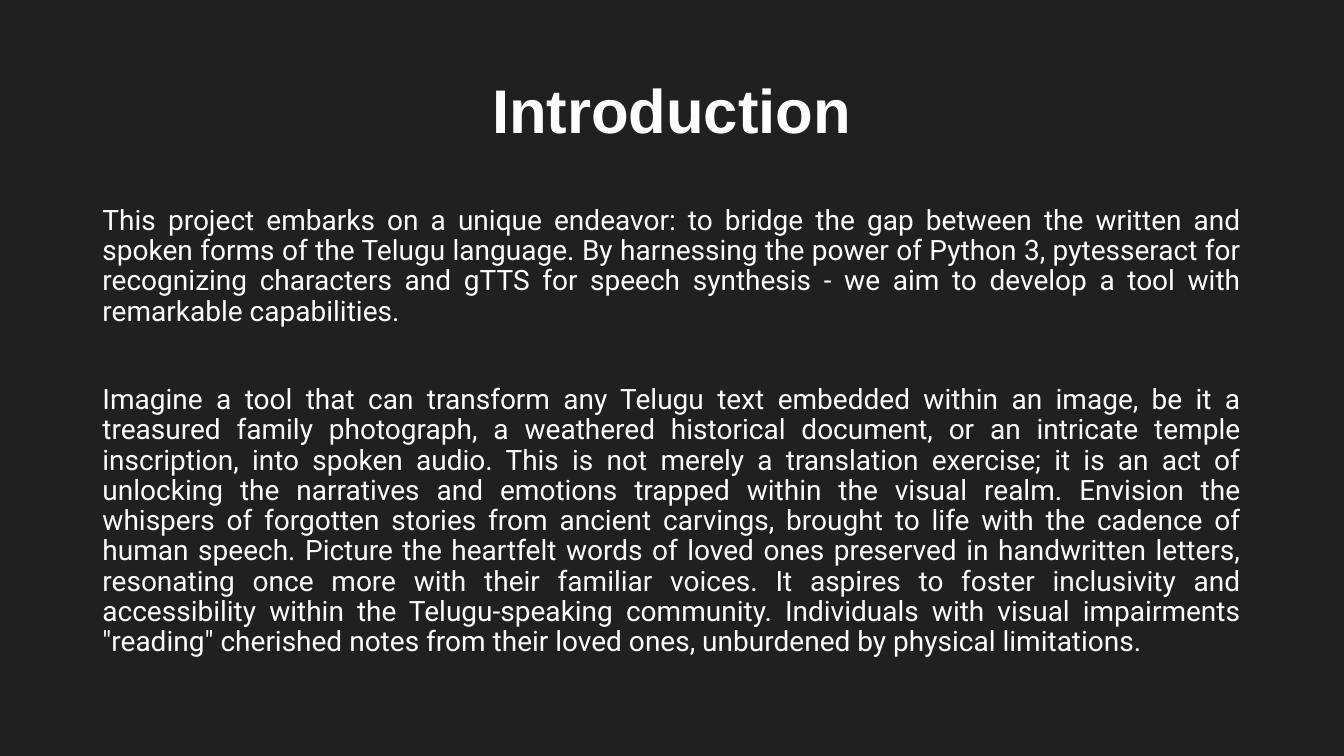
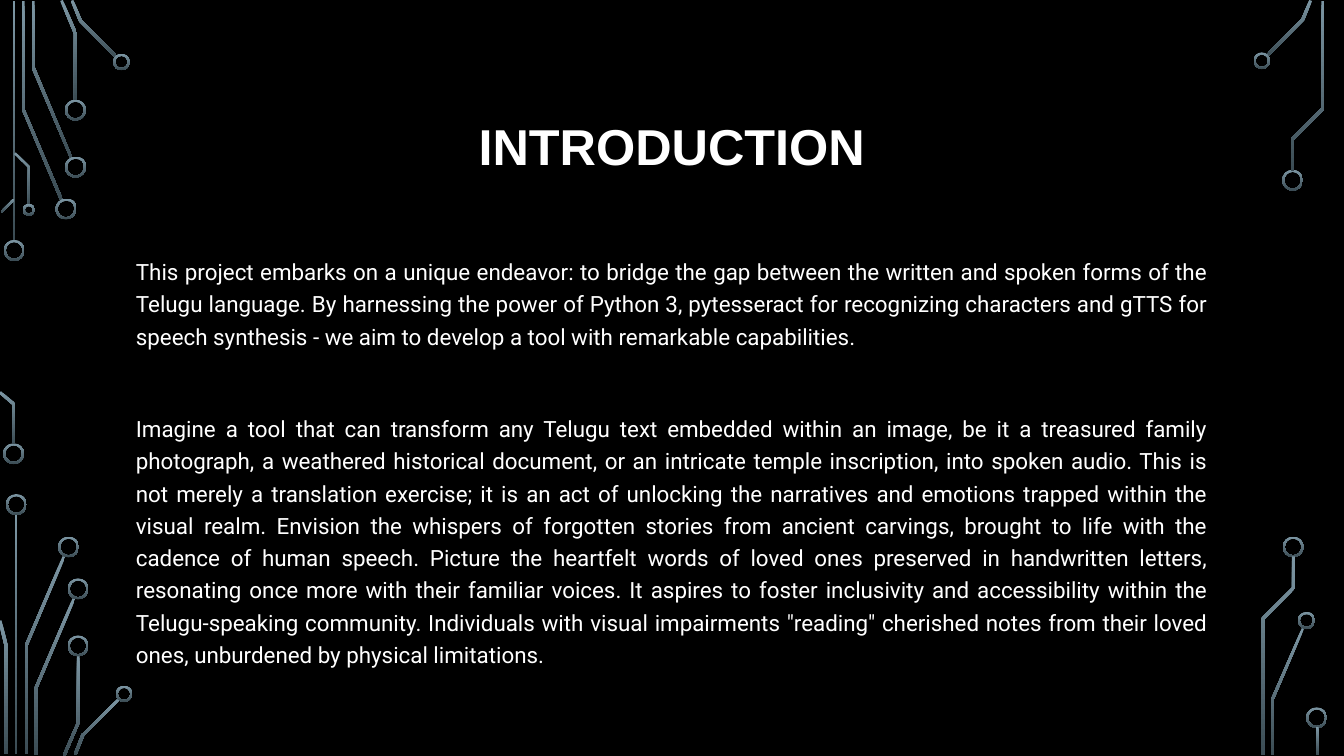
Before and after one commit to SFM61319/image2speech-te, a slide deck: slide 4 of docs/Presentation-1.pptx. Drawn at 1344x756 pixels with LibreOffice and Linux fonts; fonts in the diff are those of the drawing; background and template pictures are left out. Boxes give left, top, right and bottom in pixels: in the first picture for what was removed or moved away, otherwise in the second. Text is boxed around its words. In the diff, an @@ line names an element or a change of style, - is before the commit and + after.

```diff
--- a/docs/Presentation-1.pptx
+++ b/docs/Presentation-1.pptx
@@ background #202020 to picture (left out) @@
@@ title at (x1=479, y1=129, x2=865, y2=166): text changed; size 44 to 36 pt @@
-Introduction
+INTRODUCTION
@@ text "This project embarks on a ..." moved from (x1=102, y1=209, x2=1241, y2=657) to (x1=136, y1=263, x2=1207, y2=636) @@
@@ text "This project embarks on a ..." at (x1=136, y1=263, x2=1207, y2=636): size 20 to 16 pt; line spacing 0.9 to 1.2 @@
@@ group added at (x1=0, y1=0, x2=1328, y2=756): 33 freeform shapes, 3 rectangles @@
```
Also in this commit, not shown: 5 other slides changed, 9 slides added, 6 slides removed.
